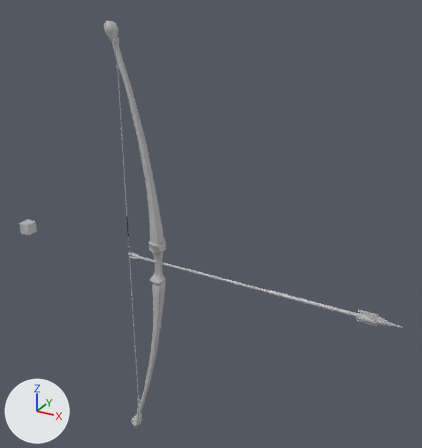
An edit to the FBX model Assets/Tamir/Animations/Bow_Arrow_anim@Tpose.fbx, drawn before and after from the same camera.
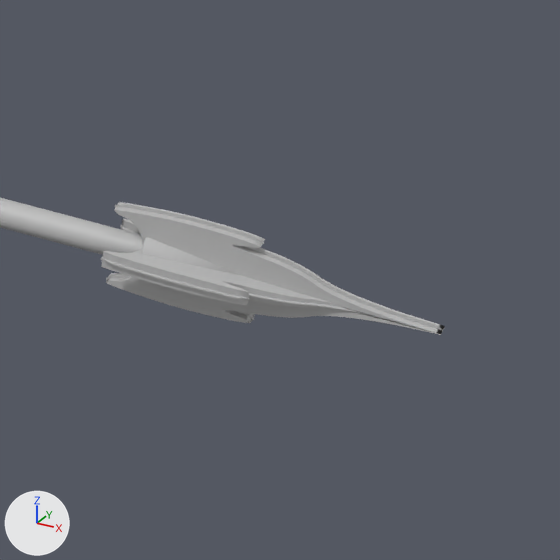
Each version appears first whole from a 50 mm lens placed at (1.313, -1.732, 1.085), pointed at (0.297, 0.116, 0.161), and next in a close-up on the part from 81% to 99% of the width and 63% to 80% of the height. Lighting does not change. The marker at lower left points along +X, +Y and +Z. Where no turn or scale is listed for an object, it has been applied to the vertices. Vertices at the same position are counted once.

Names of what the first close-up shows: 'Arrow_MDL'.
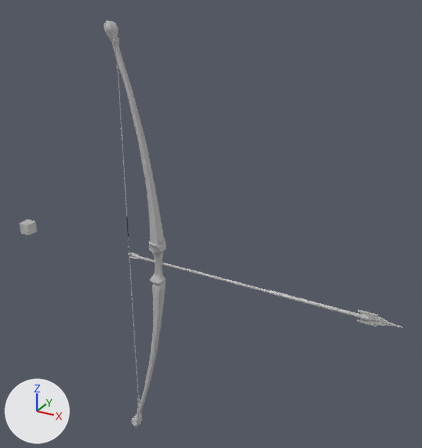
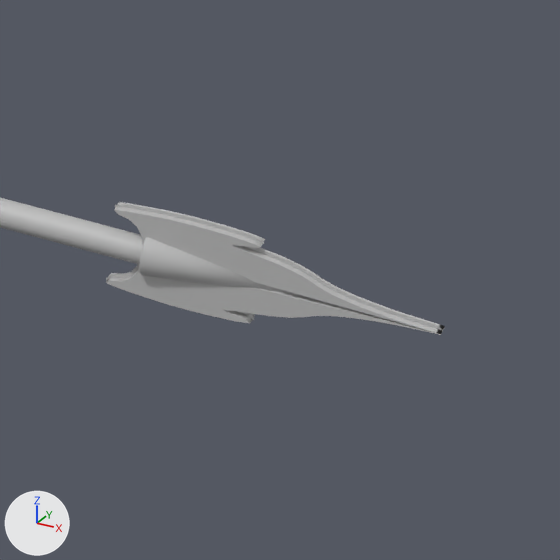
Pixel boxes [x1, y1, x2, y2] of what changed, in the close-ups (560 x 560 px):
part 1 of me_mesh_006, cut back
    before: [101, 215, 363, 323]
    after: [120, 215, 363, 323]

What the commit changed:
me_mesh_006 is used by ob_arrow_mdl; location (0.0, 0.0, 0.0).
me_mesh_006 had 4471 vertices, 3933 faces and spanned x -0.023..1.08, y -0.02..0.019, z -0.024..0.024.
me_mesh_006 now has 3415 vertices, 3005 faces and spans x -0.023..1.08, y -0.011..0.011, z -0.024..0.024.
me_mesh_006 part 1: 29 vertices moved within x 0.945..1.064, y -0.004..0.003, z -0.003..0.004; 1056 vertices removed from x 0.929..1.078, y -0.02..0.019, z -0.004..0.004.
